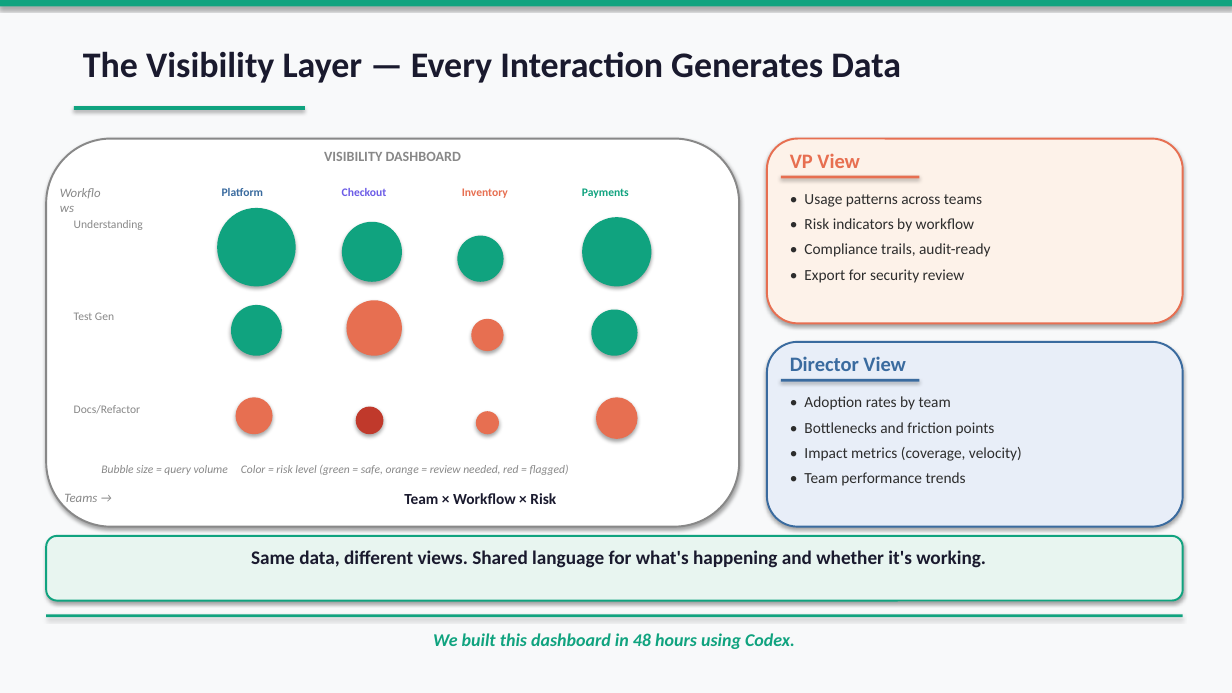
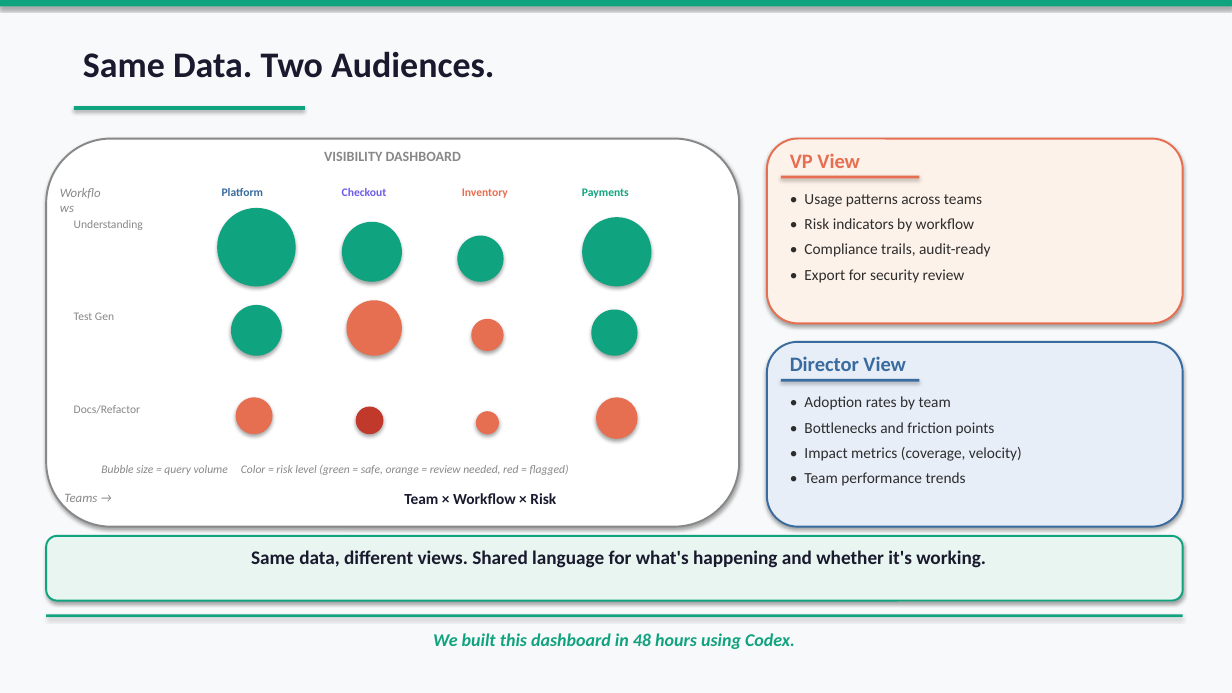
Before and after one commit to pretendhome/enablement, a slide deck: slide 6 of codex/codex_enablement_v2.pptx. Drawn at 1232x693 pixels with LibreOffice and Linux fonts; fonts in the diff are those of the drawing. Boxes give left, top, right and bottom in pixels: in the first picture for what was removed or moved away, otherwise in the second. Text is boxed around its words. In the diff, an @@ line names an element or a change of style, - is before the commit and + after.

```diff
--- a/codex/codex_enablement_v2.pptx
+++ b/codex/codex_enablement_v2.pptx
@@ text at [83,51,494,78]: text changed @@
-The Visibility Layer — Every Interaction Generates Data
+Same Data. Two Audiences.
```
Also in this commit, not shown: 5 other slides changed, 6 other files.
